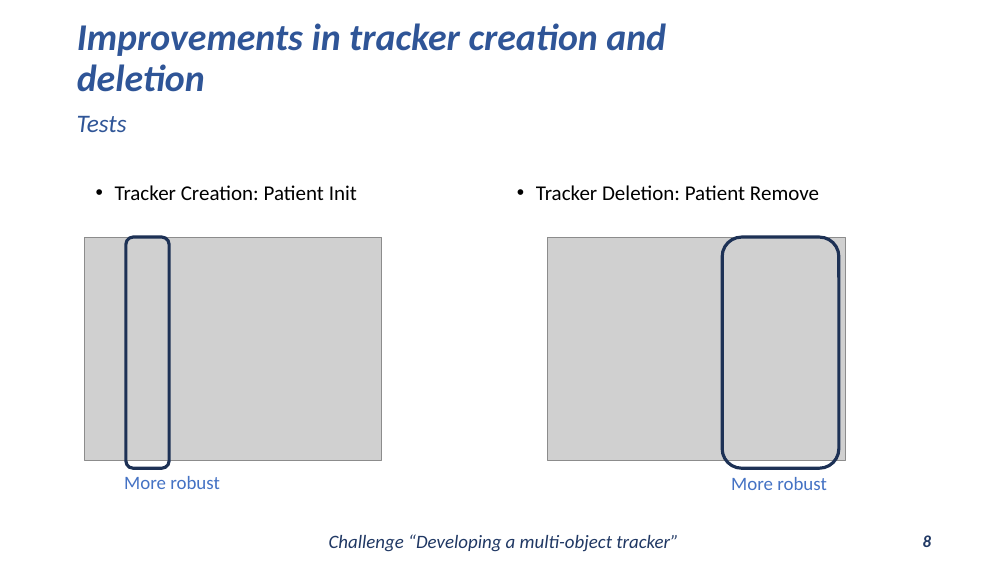
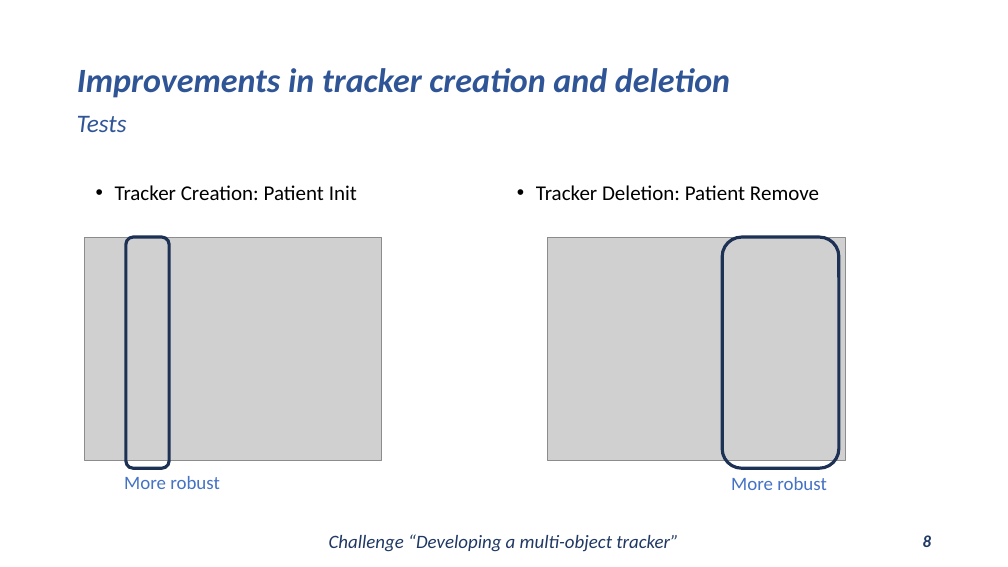
Before and after one commit to Javimh18/DL4VSP, a slide deck: slide 8 of dlvsp_challenge_material/challenge.pptx. Drawn at 1008x567 pixels with LibreOffice and Linux fonts; fonts in the diff are those of the drawing; grey boxes stand for pictures. Boxes give left, top, right and bottom in pixels: in the first picture for what was removed or moved away, otherwise in the second. Text is boxed around its words. In the diff, an @@ line names an element or a change of style, - is before the commit and + after.

```diff
--- a/dlvsp_challenge_material/challenge.pptx
+++ b/dlvsp_challenge_material/challenge.pptx
@@ title "Improvements in tracker creation and ..." at [77,68,730,98]: size 36 to 32.4 pt @@
```
Also in this commit, not shown: 10 other slides changed, 4 slides added.
